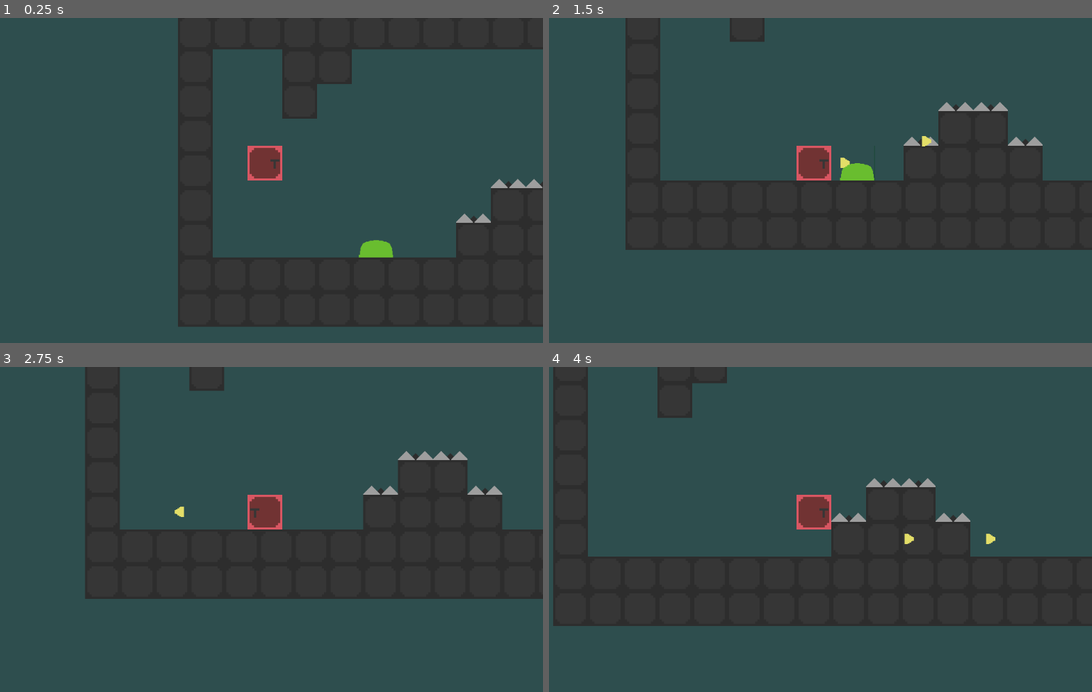
Above: before the commit, frames 1-4 (two rows, left to right).
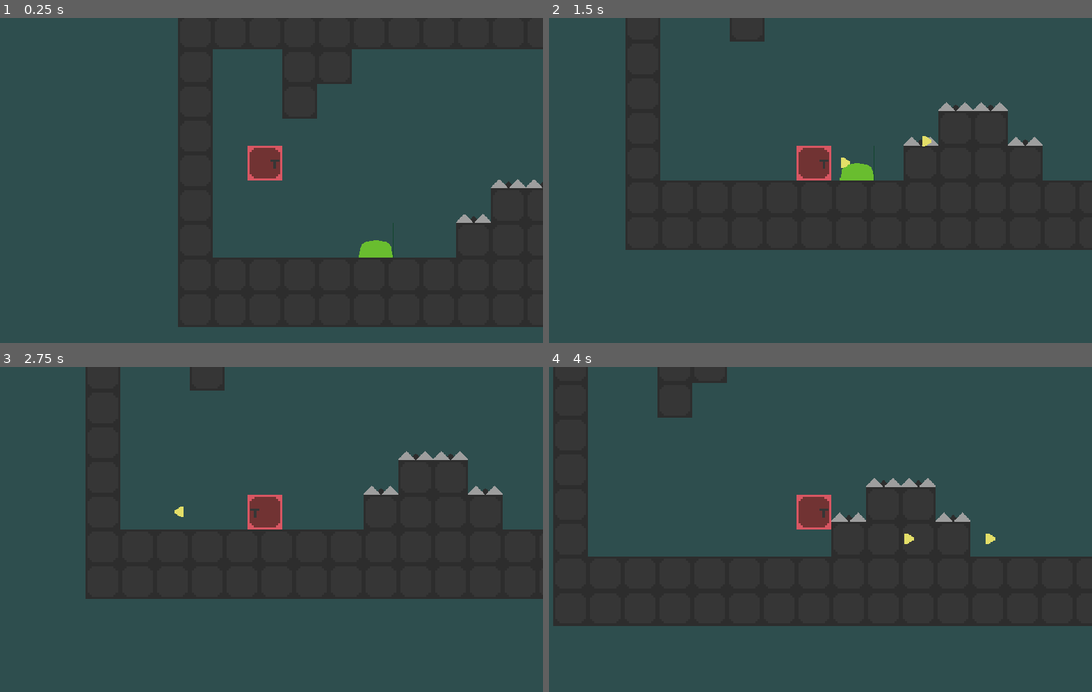
Above: after the commit, the same moments.

Repository: AA6363/Conquer-the-Tower
Game: Godot game, scene res://Scenes/Test-world.tscn
Two runs of this game, one before a commit and one after it. Both use one fixed random seed, a clock stepped at 60 frames per second and the inputs below.
Inputs:
- Up to frame 1 (0.25 s): no input
- Up to frame 2 (1.5 s): hold Right (ui_right) from 0.53 s (still down); tap B (shoot) at 0.6, 1.35 s; tap Space (jump) at 0.77 s
- Up to frame 3 (2.75 s): tap Space (jump) at 1.52 s; release Right (ui_right) at 2.03 s; hold Left (ui_left) from 2.03 s (still down); tap B (shoot) at 2.1 s
- Up to frame 4 (4 s): release Left (ui_left) at 2.78 s; hold Right (ui_right) from 2.78 s (still down); tap B (shoot) at 2.85, 3.6 s; tap Space (jump) at 3.02, 3.77 s

The runs differ from the first frame. In frame 1, less than 0.1% of the frame differs, in the area x 45-100%, y 39-74%; in frame 2, less than 0.1%, in the area x 45-91%, y 25-50%; in frame 3, less than 0.1%; in frame 4, less than 0.1%.

Commit message:
Increase lives to 5

Diff:
--- a/Prototypes/001/Scenes/Globals.gd
+++ b/Prototypes/001/Scenes/Globals.gd
@@ -1,4 +1,4 @@
 extends Node
 
 var number_of_bullets = 5
-var player_lives = 3
+var player_lives = 5
--- a/Prototypes/001/project.godot
+++ b/Prototypes/001/project.godot
@@ -40,6 +40,11 @@
 
 Global="*res://Scenes/Globals.gd"
 
+[display]
+
+window/stretch/mode="2d"
+window/stretch/aspect="keep"
+
 [input]
 
 shoot={
